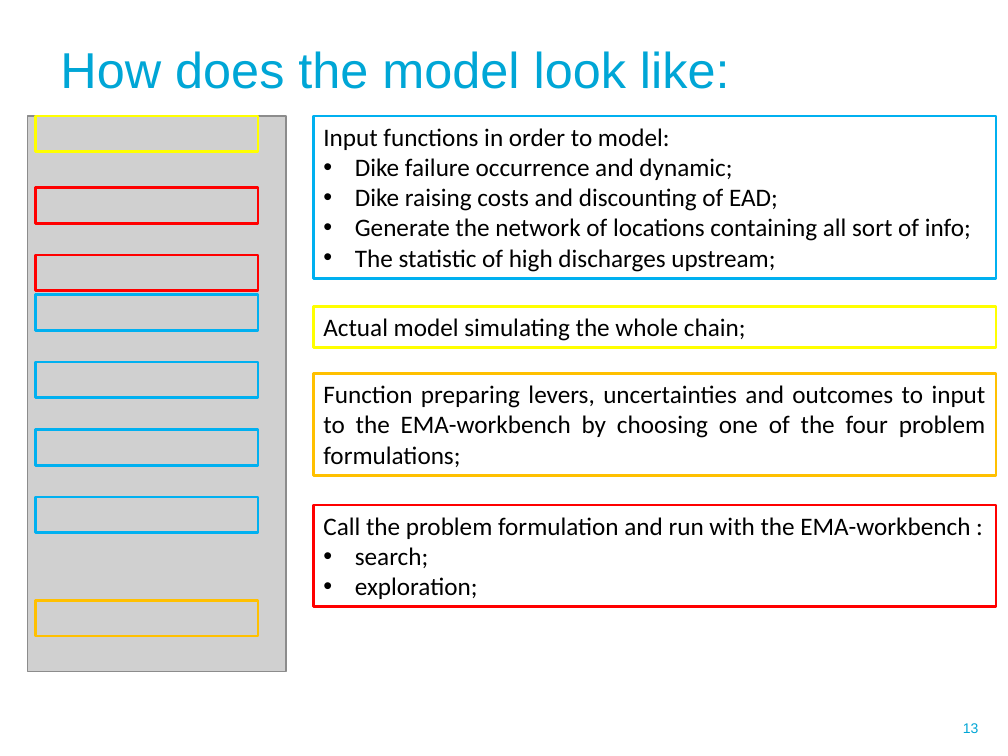
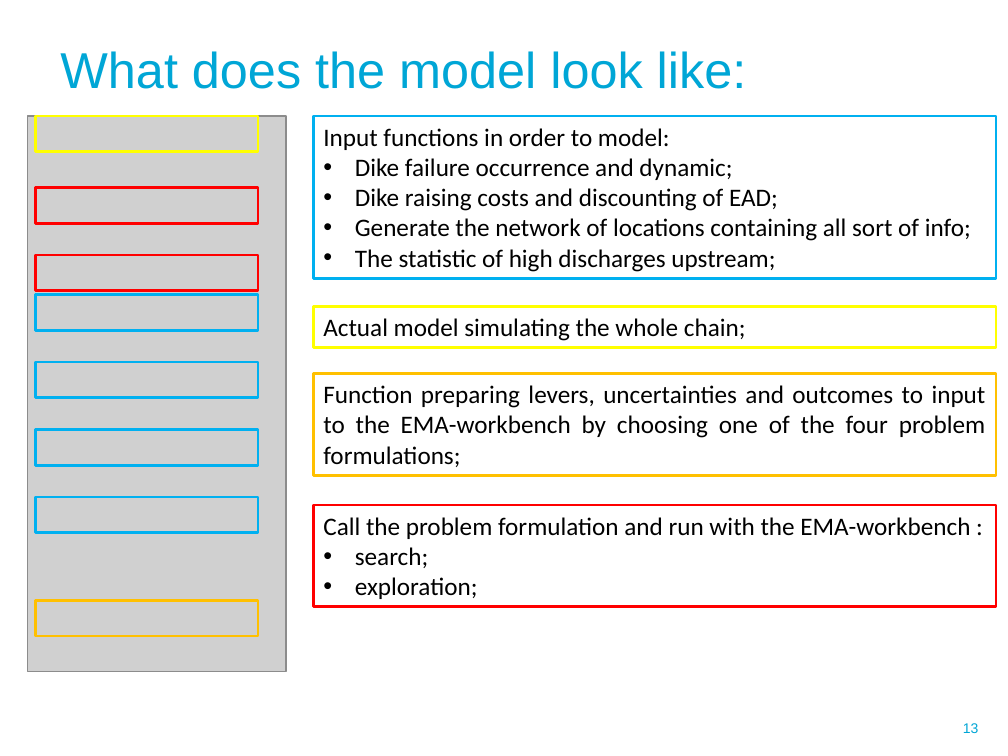
Before and after one commit to madhu-naik/epa1361_open, a slide deck: slide 13 of final assignment/EPAcourse_presentation.pptx. Drawn at 1008x756 pixels with LibreOffice and Linux fonts; fonts in the diff are those of the drawing; grey boxes stand for pictures; background and template pictures are left out. Boxes give left, top, right and bottom in pixels: in the first picture for what was removed or moved away, otherwise in the second. Text is boxed around its words. In the diff, an @@ line names an element or a change of style, - is before the commit and + after.

```diff
--- a/final assignment/EPAcourse_presentation.pptx
+++ b/final assignment/EPAcourse_presentation.pptx
@@ text at (60, 51, 747, 89): text changed @@
-How does the model look like:
+What does the model look like:
```
Also in this commit, not shown: 2 other slides changed, 1 other file.
